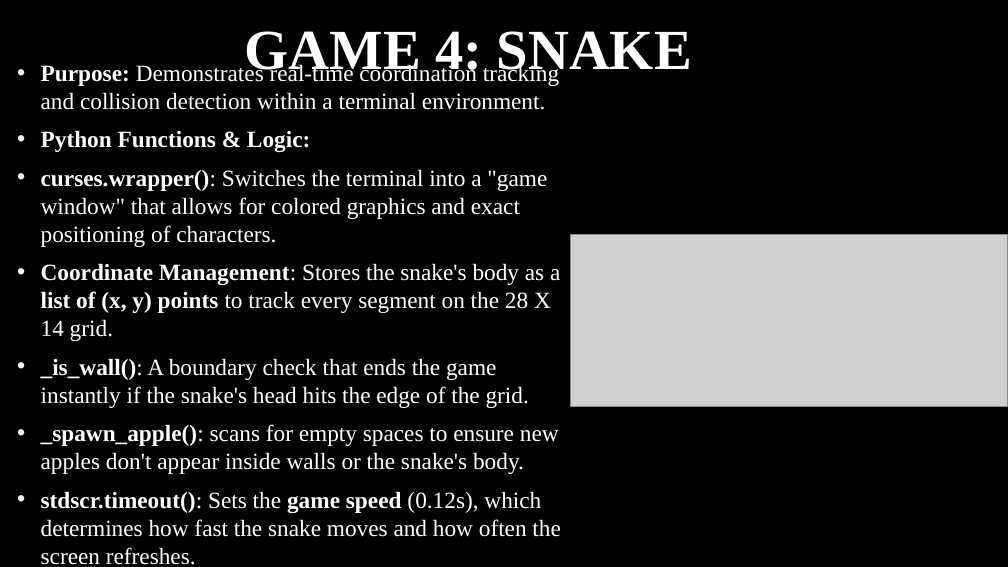
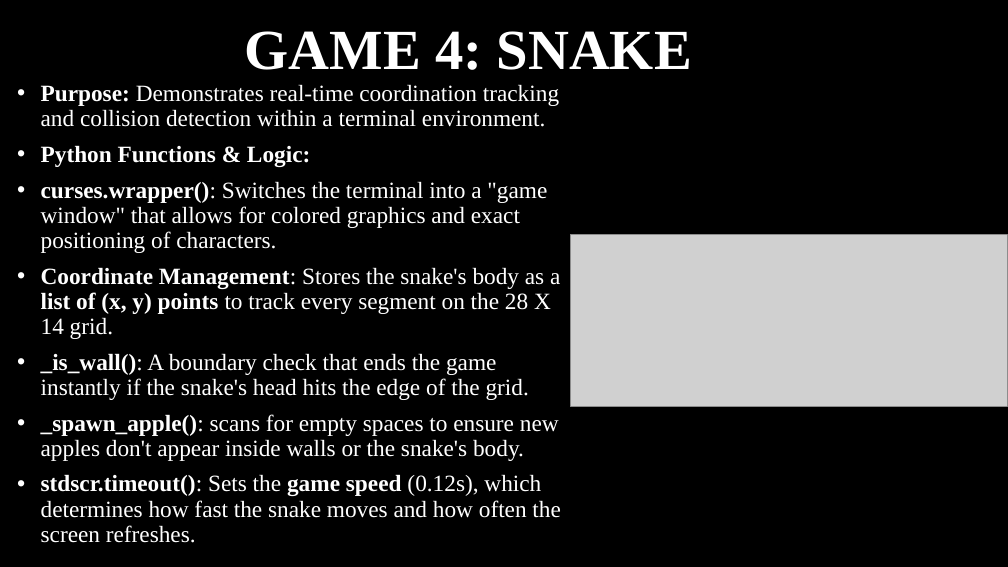
Before and after one commit to tadkins01/PI_Project, a slide deck: slide 6 of Everyone/THE_FinalPiParty.pptx. Drawn at 1008x567 pixels with LibreOffice and Linux fonts; fonts in the diff are those of the drawing; grey boxes stand for pictures; background and template pictures are left out. Boxes give left, top, right and bottom in pixels: in the first picture for what was removed or moved away, otherwise in the second. Text is boxed around its words. In the diff, an @@ line names an element or a change of style, - is before the commit and + after.

```diff
--- a/Everyone/THE_FinalPiParty.pptx
+++ b/Everyone/THE_FinalPiParty.pptx
@@ text "Purpose: Demonstrates real-time coordination tracking ..." at (41,84,560,543): line spacing 1 to 0.9 @@
```
Also in this commit, not shown: 4 other slides changed.
